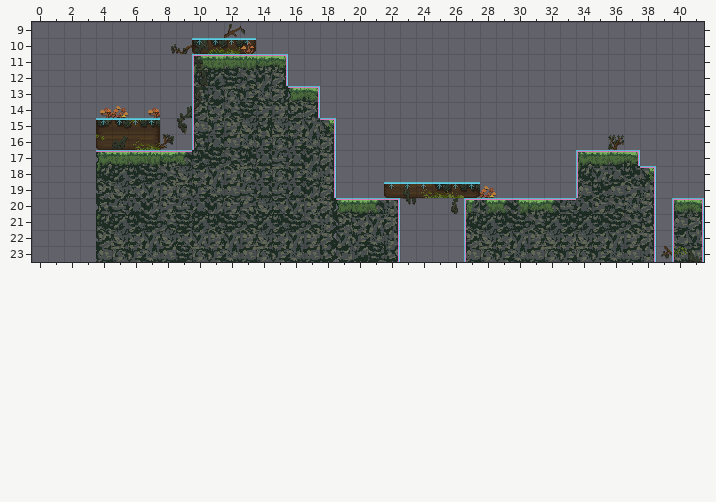
Tiled map: res/maps/TestMap.tmx. The first picture shows the starting point.
Cells are 16x16 px. Shown: x 0..41, y 9..23. The old version is drawn lined up with the new one.
After the commit:
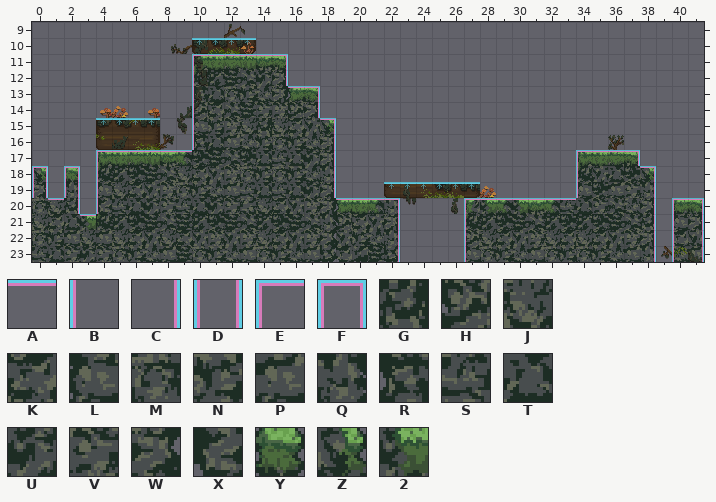
Key: from "CollisionSheet": A 0, B 2, C 3, D 8, E 10, F 12; from "GroundSheet1": G 11, H 12, J 13, K 14, L 18, M 19, N 20, P 22, Q 23, R 24, S 25, T 26, U 27, V 28, W 29, X 30, Y 42, Z 45, 2 47.
_ is an empty cell.
Changes in this commit:
map size 40x24 -> 44x24 cells (old content now starts at 4,0; both pictures use the new coordinates)
Layer "bg":
y 18: x 0 _ -> Z; x 2 _ -> Y
y 19: x 0 _ -> W; x 2 _ -> Q; x 4 H -> L
y 20: x 0..2 ___ -> MJG; x 4 R -> X
y 21: x 0..3 ____ -> JKT2
y 22: x 0..4 ____H -> MNPJP
y 23: x 0..4 ____L -> STVUV
Layer "collision":
y 17: x 4 A -> E
y 18: x 0 _ -> F; x 2 _ -> F; x 4 _ -> B
y 19: x 0 _ -> D; x 2 _ -> D; x 4 _ -> B
y 20: x 1..2 __ -> AC; x 4 _ -> B
y 21: x 3 _ -> A
Pixel boxes of the changes (left, top, right, bottom) in both pictures:
changed: (32, 151, 112, 262)
